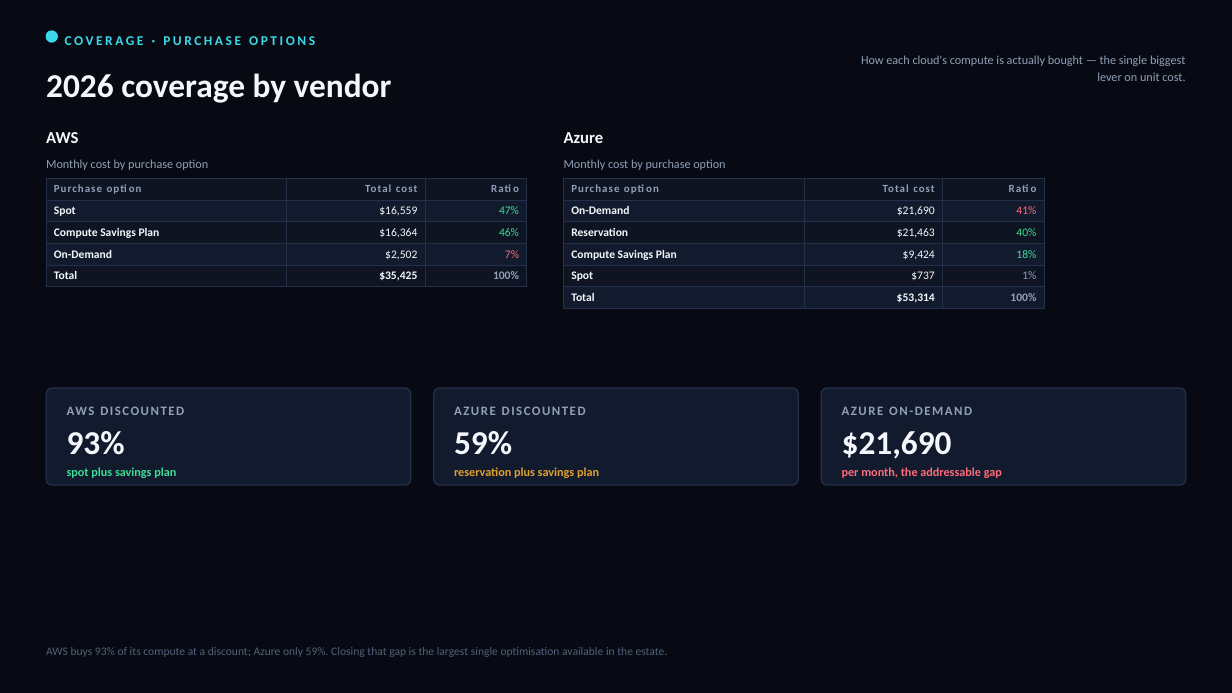
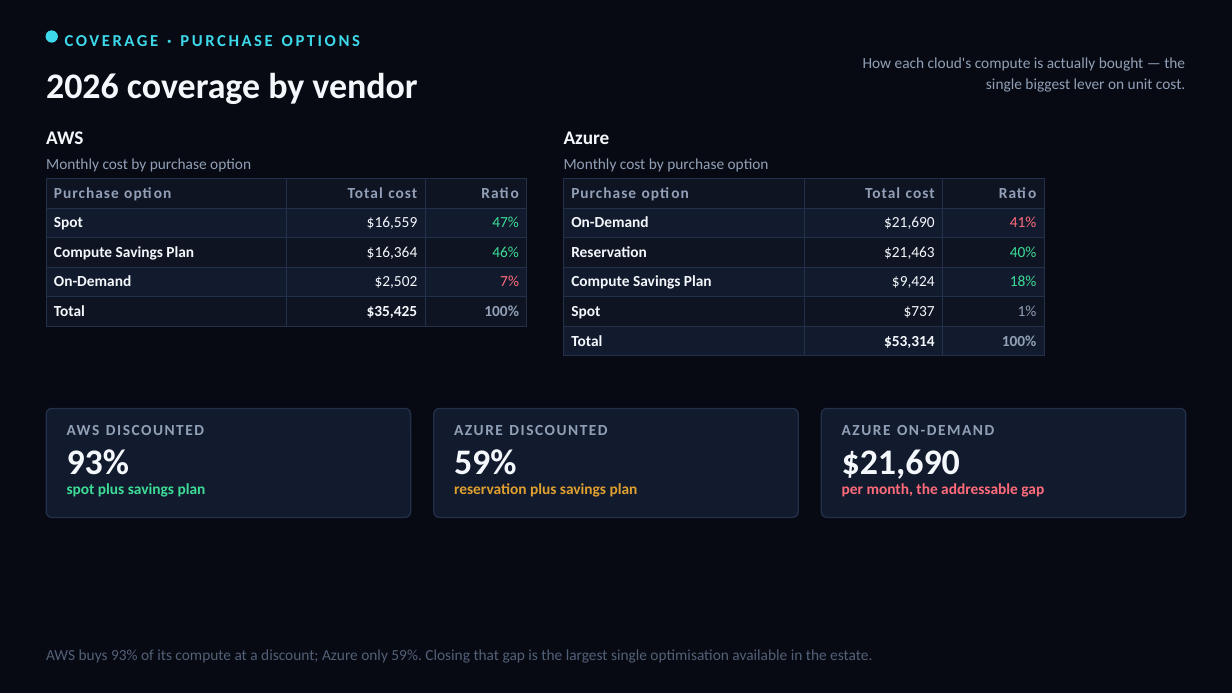
Before and after one commit to arielga5-code/Finops, a slide deck: slide 20 of deck/Cloud_FinOps_Harel_2026.pptx. Drawn at 1232x693 pixels with LibreOffice and Linux fonts; fonts in the diff are those of the drawing. Boxes give left, top, right and bottom in pixels: in the first picture for what was removed or moved away, otherwise in the second. Text is boxed around its words. In the diff, an @@ line names an element or a change of style, - is before the commit and + after.

```diff
--- a/deck/Cloud_FinOps_Harel_2026.pptx
+++ b/deck/Cloud_FinOps_Harel_2026.pptx
@@ text "COVERAGE · PURCHASE OPTIONS" at bbox=[65, 35, 360, 46]: size 10.5 to 13 pt @@
@@ text "AWS" at bbox=[46, 131, 83, 144]: size 13 to 15 pt @@
@@ text "Azure" at bbox=[564, 131, 610, 144]: size 13 to 15 pt @@
@@ table at bbox=[46, 178, 527, 322] @@
@@ size 8.5 to 12 pt in "Purchase option", "Total cost", "Ratio" @@
@@ size 9 to 12 pt in "Spot", "$16,559", "47%", "Compute Savings Plan" and 8 more places @@
@@ size 9.5 to 12 pt in 3 elements at bbox=[863, 57, 1185, 92], bbox=[46, 158, 251, 172], bbox=[564, 158, 769, 172] @@
@@ table at bbox=[564, 178, 1044, 352] @@
@@ size 8.5 to 12 pt in "Purchase option", "Total cost", "Ratio" @@
@@ size 9 to 12 pt in "On-Demand", "$21,690", "41%", "Reservation" and 11 more places @@
@@ rounded rectangle: place and size @@
-rounded rectangle at bbox=[46, 388, 410, 485]
+rounded rectangle at bbox=[46, 409, 410, 518]
@@ rounded rectangle: place and size @@
-rounded rectangle at bbox=[433, 388, 798, 485]
+rounded rectangle at bbox=[433, 409, 798, 518]
@@ proportions changed in 3 elements at bbox=[46, 409, 410, 518], bbox=[433, 409, 798, 518], bbox=[822, 409, 1186, 518] @@
@@ rounded rectangle: place and size @@
-rounded rectangle at bbox=[822, 388, 1186, 485]
+rounded rectangle at bbox=[822, 409, 1186, 518]
@@ 6 texts: place and size @@
-6 texts at bbox=[67, 399, 972, 459]
+6 texts at bbox=[67, 418, 1165, 479]
@@ size 10 to 12 pt in 3 elements at bbox=[67, 425, 204, 435], bbox=[454, 418, 777, 442], bbox=[842, 418, 1165, 442] @@
@@ size 26 to 28 pt in 4 elements at bbox=[46, 72, 417, 104], bbox=[67, 449, 130, 475], bbox=[454, 449, 517, 475], bbox=[842, 449, 960, 479] @@
@@ text "spot plus savings plan": place and size @@
-text "spot plus savings plan" at bbox=[67, 467, 176, 478]
+text "spot plus savings plan" at bbox=[67, 483, 206, 497]
@@ text "reservation plus savings plan": place and size @@
-text "reservation plus savings plan" at bbox=[454, 467, 599, 478]
+text "reservation plus savings plan" at bbox=[454, 483, 638, 497]
@@ size 9.5 to 12 pt; line spacing 1 to 1.05; vertical alignment middle to top in 3 elements at bbox=[67, 483, 206, 497], bbox=[454, 483, 638, 497], bbox=[842, 483, 1044, 497] @@
@@ text "per month, the addressable gap": place and size @@
-text "per month, the addressable gap" at bbox=[842, 467, 1002, 478]
+text "per month, the addressable gap" at bbox=[842, 483, 1044, 497]
@@ text "AWS buys 93% of its ..." at bbox=[46, 649, 872, 663]: size 9 to 12 pt @@
```
Also in this commit, not shown: 39 other slides changed, 6 other files.
